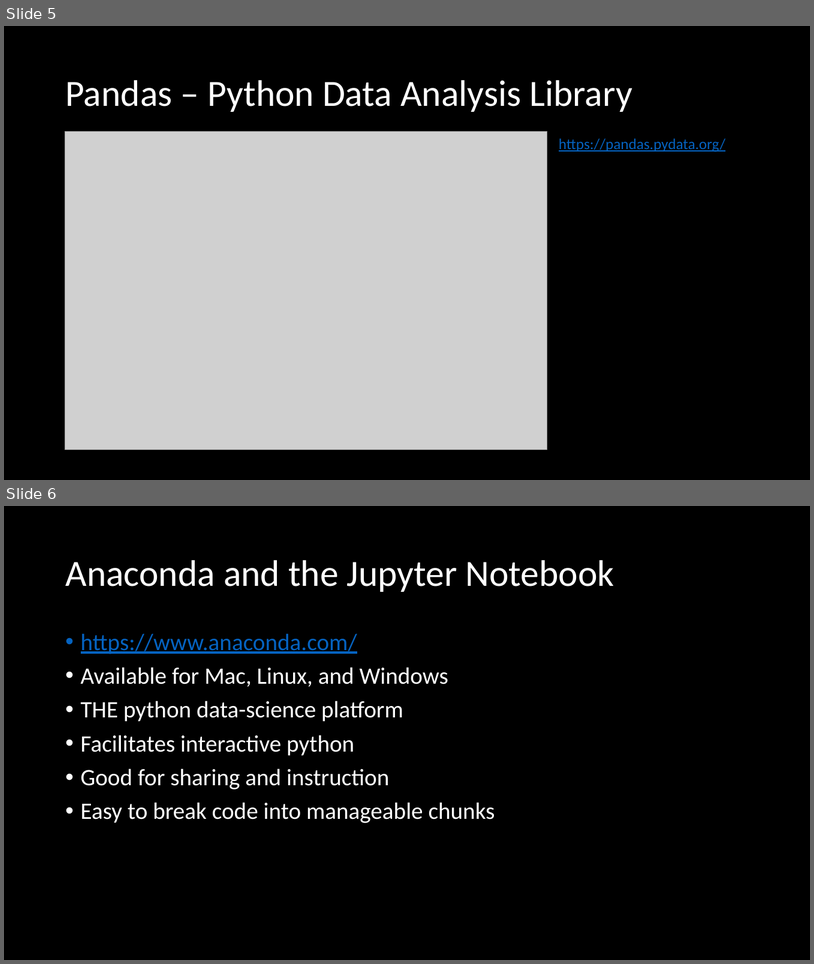
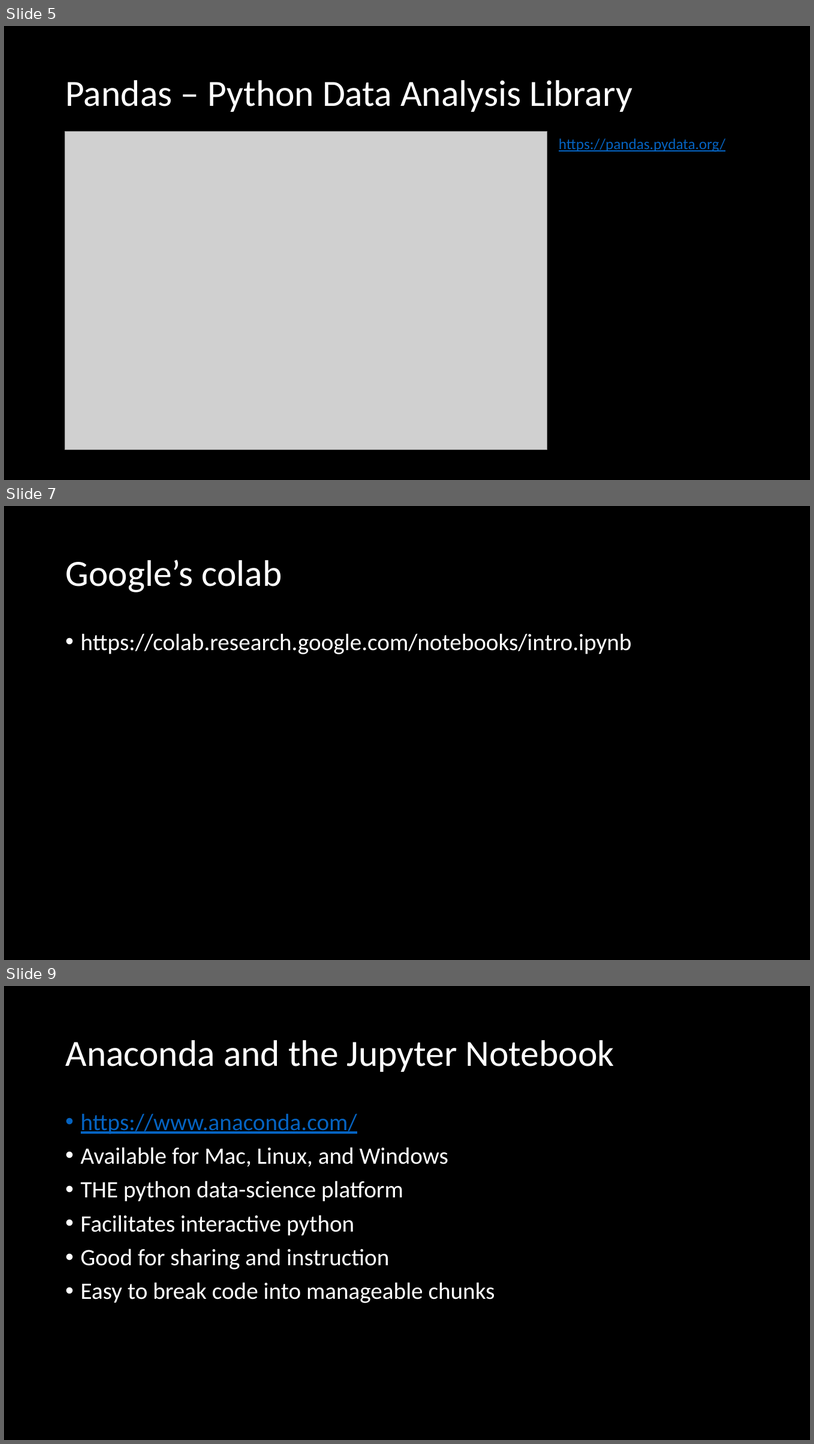
Before and after one commit to mike-babb/intro_to_python, a slide deck: Introduction to Python.pptx. Shown one above the other, each under a label of ours: slides 5 and 6 before the commit, slides 5, 7 and 9 after it; the slides between them are not shown. The pictures are 814x964 and 814x1444 pixels, drawn with LibreOffice and Linux fonts; fonts in the diff are those of the drawing; grey boxes stand for pictures. Boxes give left, top, right and bottom in pixels: in the first picture for what was removed or moved away, otherwise in the second. Text is boxed around its words. In the diff, an @@ line names an element or a change of style, - is before the commit and + after.

Commit message:
create online notebooks

```diff
--- a/Introduction to Python.pptx
+++ b/Introduction to Python.pptx
@@ slide 7 added at [4,506,810,960], background #000000 @@
@@ title added at [65,560,282,592], 44 pt, text #FFFFFF @@
+Google’s colab
@@ text added at [81,633,632,654], 28 pt, text #FFFFFF @@
+• https://colab.research.google.com/notebooks/intro.ipynb
@@ what was slide 6 is now slide 9 @@
```
Also in this commit, not shown: 2 slides changed, 2 other slides added, 7 other files.
